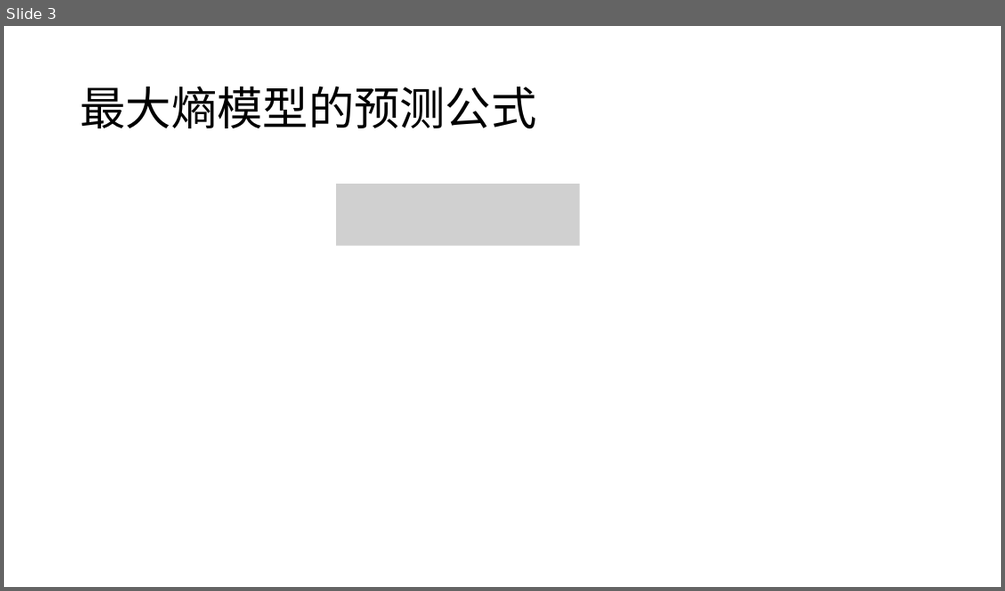
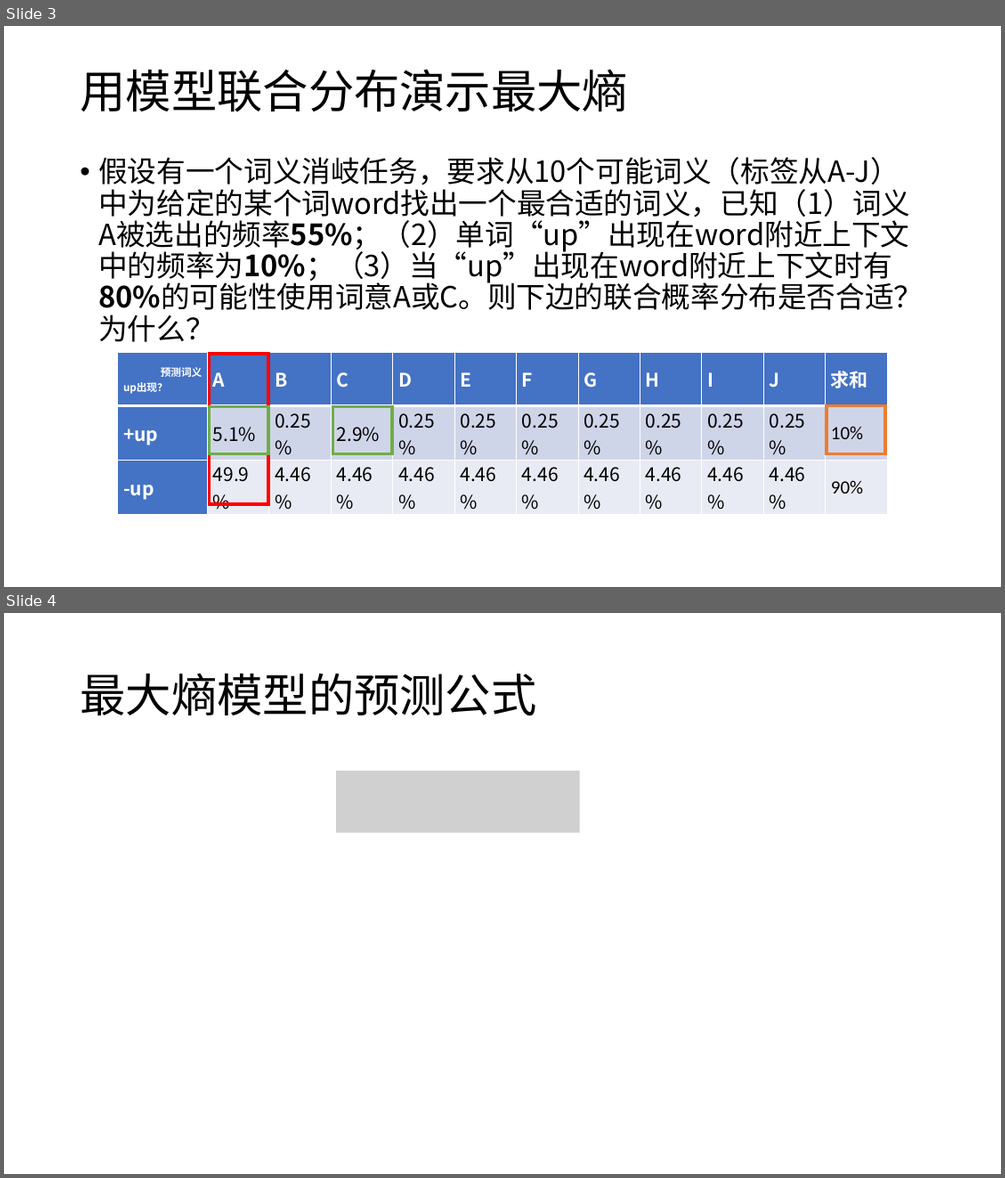
Before and after one commit to panda2019-ai/natural_language_processing, a slide deck: MaxEntPosTag/最大熵模型.pptx. Shown one above the other, each under a label of ours: slide 3 before the commit, slides 3 and 4 after it. The pictures are 1005x591 and 1005x1178 pixels, drawn with LibreOffice and Linux fonts; fonts in the diff are those of the drawing; grey boxes stand for pictures. Boxes give left, top, right and bottom in pixels: in the first picture for what was removed or moved away, otherwise in the second. Text is boxed around its words. In the diff, an @@ line names an element or a change of style, - is before the commit and + after.

```diff
--- a/MaxEntPosTag/最大熵模型.pptx
+++ b/MaxEntPosTag/最大熵模型.pptx
@@ slide 3 added at bbox=[4, 26, 1001, 587], background #FFFFFF @@
@@ title added at bbox=[80, 69, 628, 112], 44 pt, text #000000 @@
+用模型联合分布演示最大熵
@@ text added at bbox=[98, 157, 922, 342], 28 pt, text #000000 @@
+• 假设有一个词义消岐任务，要求从10个可能词义（标签从A-J）中为给定的某个词word找出一个最合适的词义，已知（1）词义A被选出的频率55%；（2）单词“up”出现在word附近上下文中的频率为10%；（3）当“up”出现在word附近上下文时有80%的可能性使用词意A或C。则下边的联合概率分布是否合适？为什么？
@@ table added at bbox=[118, 353, 890, 503], 3 rows, 12 columns @@
+预测词义 / up出现？ | A | B | C | D | E | F | G | H | I | J | 求和
++up | 5.1% | 0.25% | 2.9% | 0.25% | 0.25% | 0.25% | 0.25% | 0.25% | 0.25% | 0.25% | 10%
+-up | 49.9% | 4.46% | 4.46% | 4.46% | 4.46% | 4.46% | 4.46% | 4.46% | 4.46% | 4.46% | 90%
@@ rectangle added at bbox=[209, 354, 268, 504], outline #FF0000 3 pt @@
@@ rectangle added at bbox=[209, 407, 268, 454], outline #70AD47 3 pt @@
@@ rectangle added at bbox=[333, 407, 392, 454], outline #70AD47 3 pt @@
@@ rectangle added at bbox=[826, 406, 886, 454], outline #ED7D31 3 pt @@
@@ what was slide 3 is now slide 4 @@
```
Also in this commit, not shown: 1 slide changed, 1 other file.
